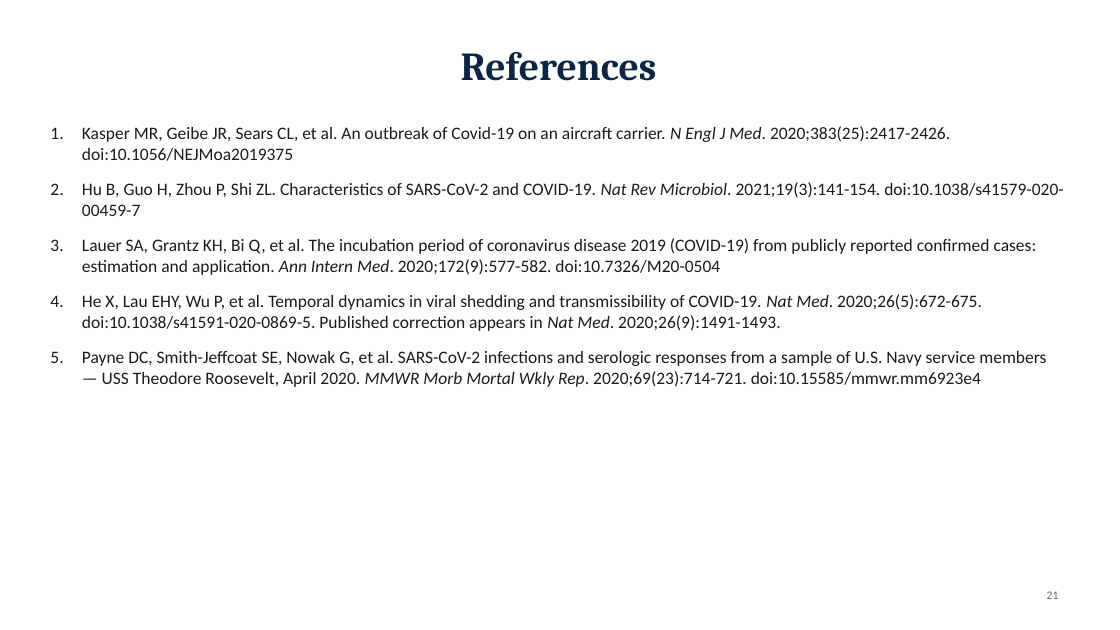
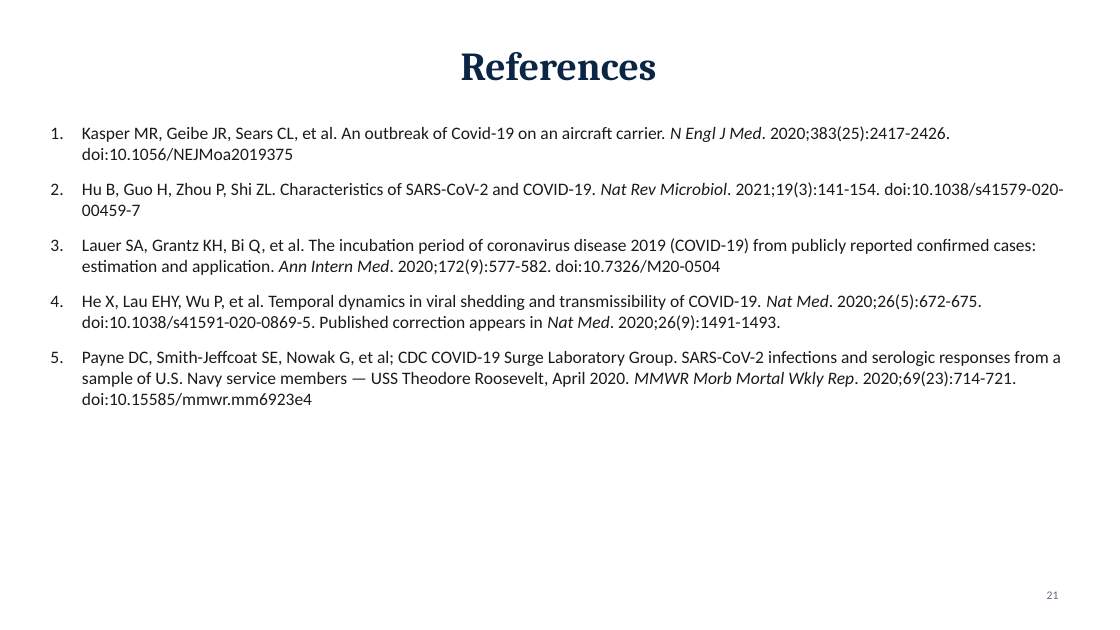
Before and after one commit to adebowa96/Research, a slide deck: slide 21 of Outbreak_of_the_Day/Covid19_Aircraft_Carrier_Outbreak.pptx. Drawn at 1120x630 pixels with LibreOffice and Linux fonts; fonts in the diff are those of the drawing. Boxes give left, top, right and bottom in pixels: in the first picture for what was removed or moved away, otherwise in the second. Text is boxed around its words. In the diff, an @@ line names an element or a change of style, - is before the commit and + after.

```diff
--- a/Outbreak_of_the_Day/Covid19_Aircraft_Carrier_Outbreak.pptx
+++ b/Outbreak_of_the_Day/Covid19_Aircraft_Carrier_Outbreak.pptx
@@ text at box(82, 351, 1061, 406): text changed @@
-5. Payne DC, Smith-Jeffcoat SE, Nowak G, et al. SARS-CoV-2 infections and serologic responses from a sample of U.S. Navy service members — USS Theodore Roosevelt, April 2020. MMWR Morb Mortal Wkly Rep. 2020;69(23):714-721. doi:10.15585/mmwr.mm6923e4
+5. Payne DC, Smith-Jeffcoat SE, Nowak G, et al; CDC COVID-19 Surge Laboratory Group. SARS-CoV-2 infections and serologic responses from a sample of U.S. Navy service members — USS Theodore Roosevelt, April 2020. MMWR Morb Mortal Wkly Rep. 2020;69(23):714-721. doi:10.15585/mmwr.mm6923e4
```
Also in this commit, not shown: 7 other slides changed.
